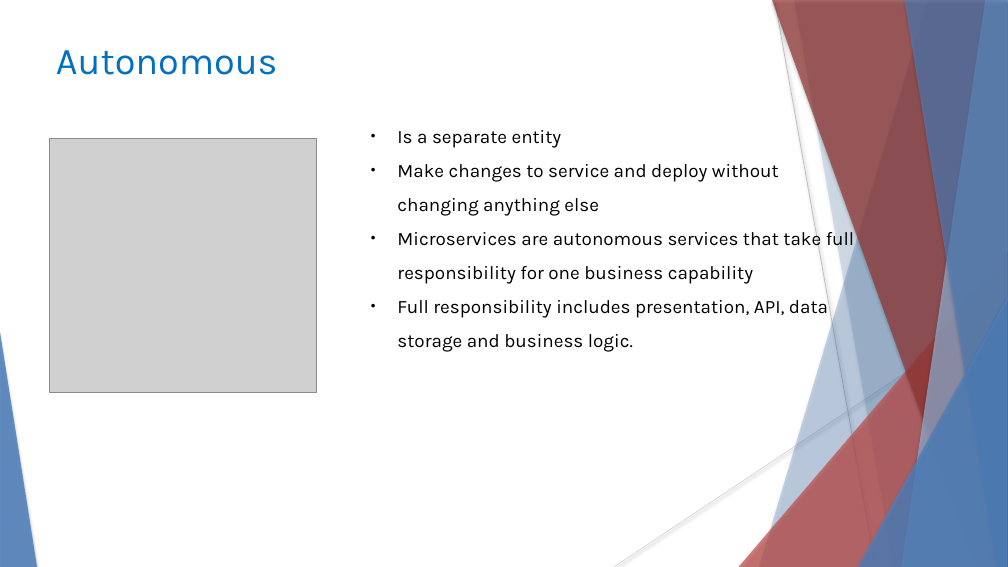
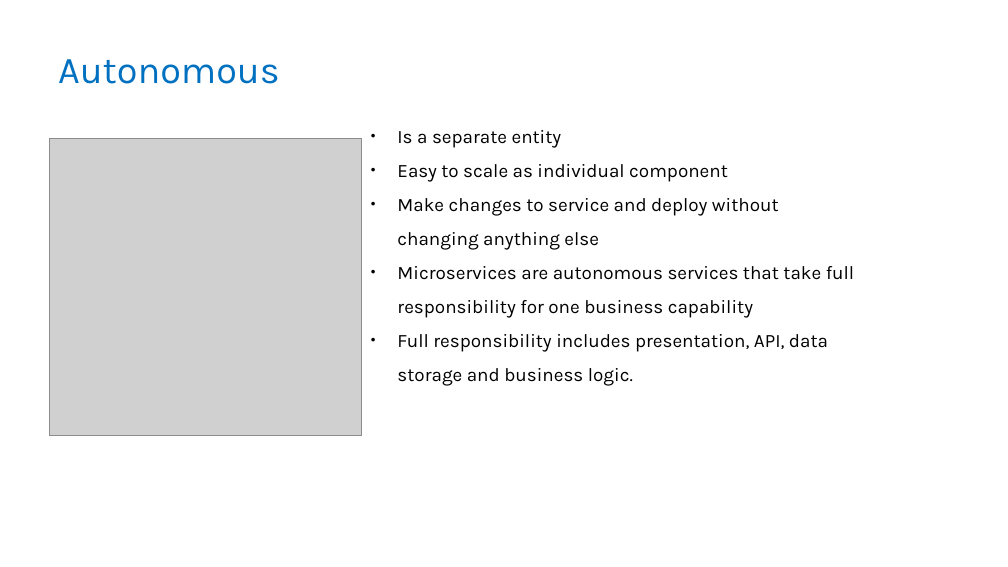
Before and after one commit to rameshbgm/Microservice, a slide deck: slide 8 of Micro Services.pptx (slide 9 before the commit). Drawn at 1008x567 pixels with LibreOffice and Linux fonts; fonts in the diff are those of the drawing; grey boxes stand for pictures. Boxes give left, top, right and bottom in pixels: in the first picture for what was removed or moved away, otherwise in the second. Text is boxed around its words. In the diff, an @@ line names an element or a change of style, - is before the commit and + after.

```diff
--- a/Micro Services.pptx
+++ b/Micro Services.pptx
@@ freeform shape removed at box(759, 0, 1008, 567) @@
@@ freeform shape removed at box(772, 0, 1008, 567) @@
@@ line removed from (775, 0) to (876, 567) @@
@@ freeform shape removed at box(794, 0, 1008, 567) @@
@@ freeform shape removed at box(901, 0, 1008, 567) @@
@@ freeform shape removed at box(904, 0, 1008, 567) @@
@@ title "Autonomous": place and size @@
-title "Autonomous" at box(56, 50, 278, 75)
+title "Autonomous" at box(58, 59, 280, 84)
@@ title "Autonomous" at box(58, 59, 280, 84): alignment left to centre; vertical alignment middle to bottom @@
@@ picture: place and size @@
-picture at box(49, 138, 316, 392)
+picture at box(49, 138, 362, 436)
@@ text at box(397, 164, 728, 182): paragraph added @@
+● Easy to scale as individual component
@@ triangle removed at box(739, 252, 1008, 567) @@
@@ triangle removed at box(858, 297, 1008, 567) @@
@@ line removed from (1008, 305) to (614, 567) @@
@@ triangle removed at box(0, 332, 37, 567) @@
```
Also in this commit, not shown: 16 other slides changed, 4 slides added, 6 slides removed.
